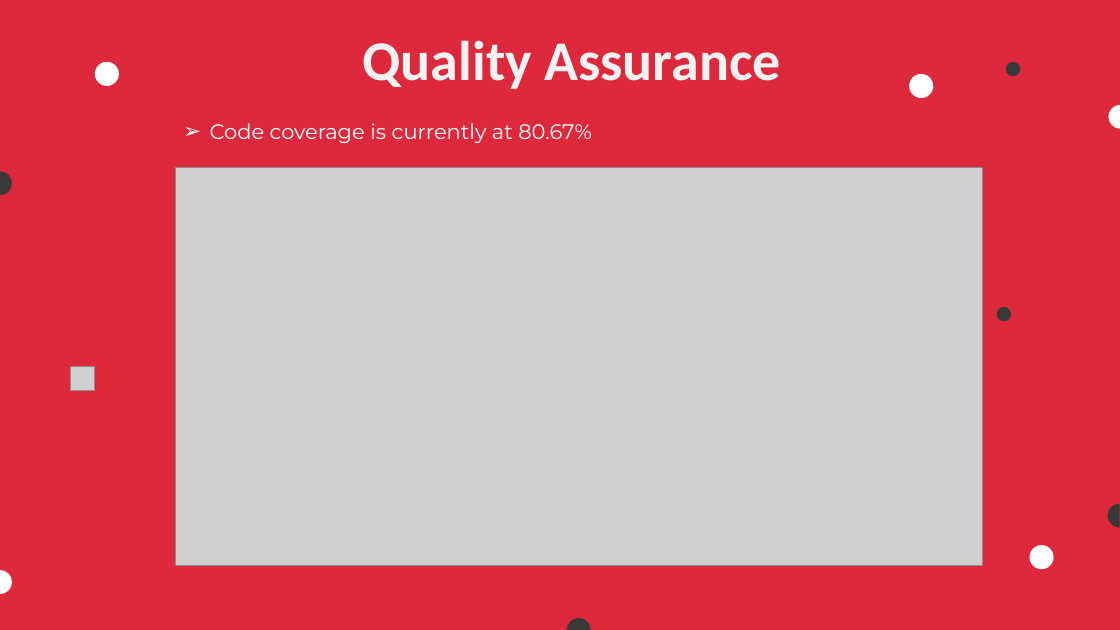
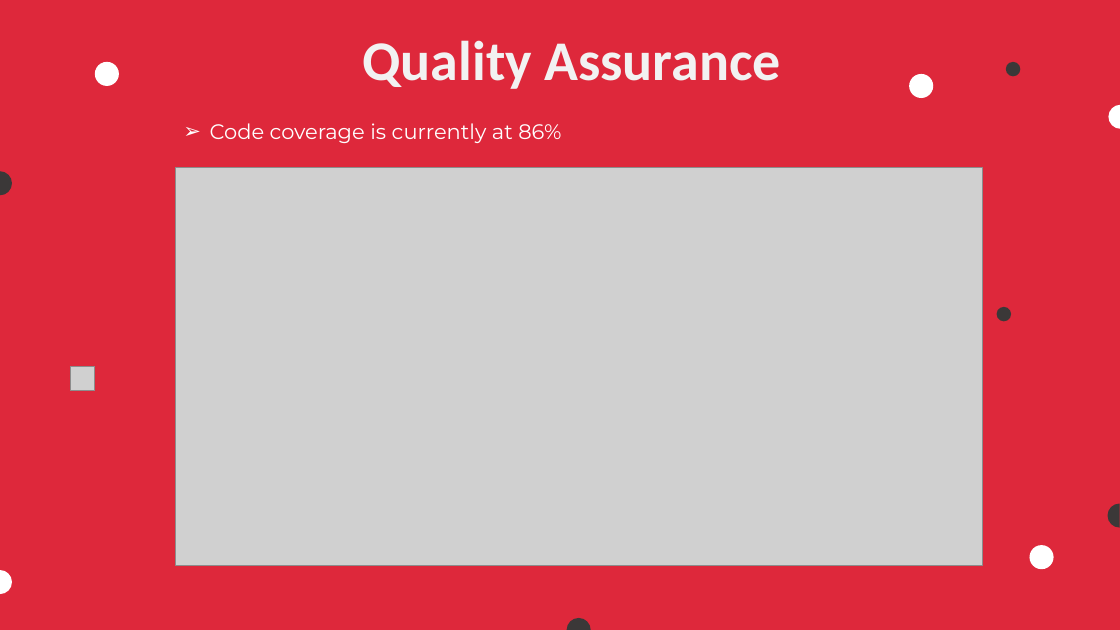
Before and after one commit to COS301-SE-2023/Pronto, a slide deck: slide 8 of Documentation/Demo 4 documents/Demo 4 Slideshow.pptx (slide 9 before the commit). Drawn at 1120x630 pixels with LibreOffice and Linux fonts; fonts in the diff are those of the drawing; grey boxes stand for pictures; background and template pictures are left out. Boxes give left, top, right and bottom in pixels: in the first picture for what was removed or moved away, otherwise in the second. Text is boxed around its words. In the diff, an @@ line names an element or a change of style, - is before the commit and + after.

```diff
--- a/Documentation/Demo 4 documents/Demo 4 Slideshow.pptx
+++ b/Documentation/Demo 4 documents/Demo 4 Slideshow.pptx
@@ text at bbox=[210, 123, 561, 143]: text changed @@
-➢ Code coverage is currently at 80.67%
+➢ Code coverage is currently at 86%
```
Also in this commit, not shown: 5 other slides changed, 2 slides removed.
